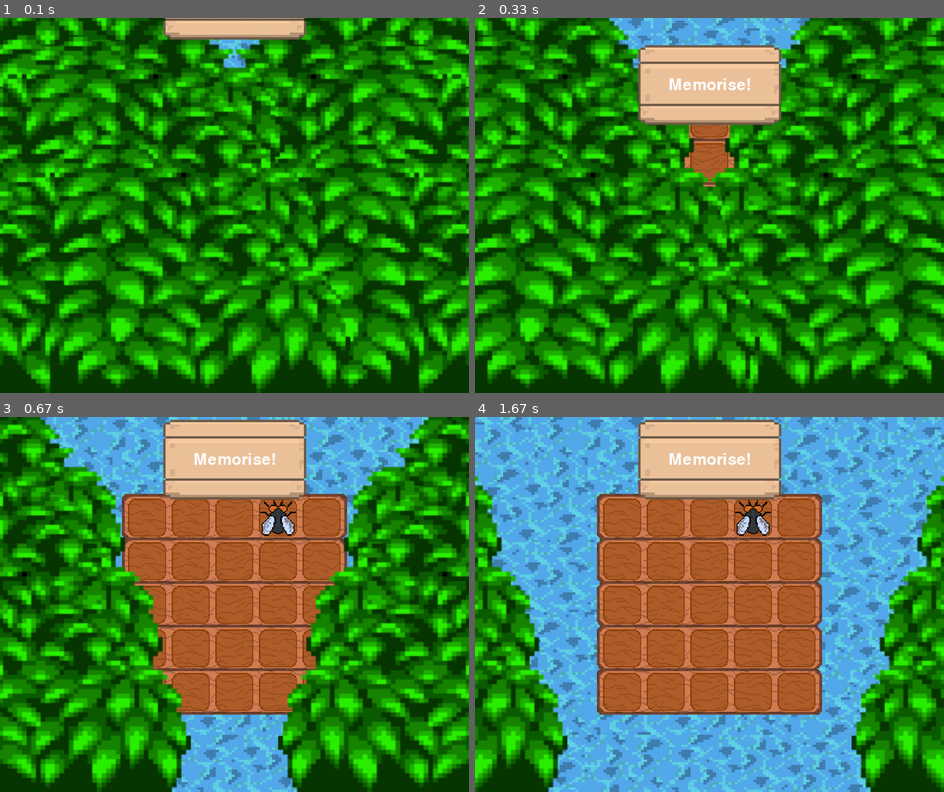
Above: before the commit, frames 1-4 (two rows, left to right).
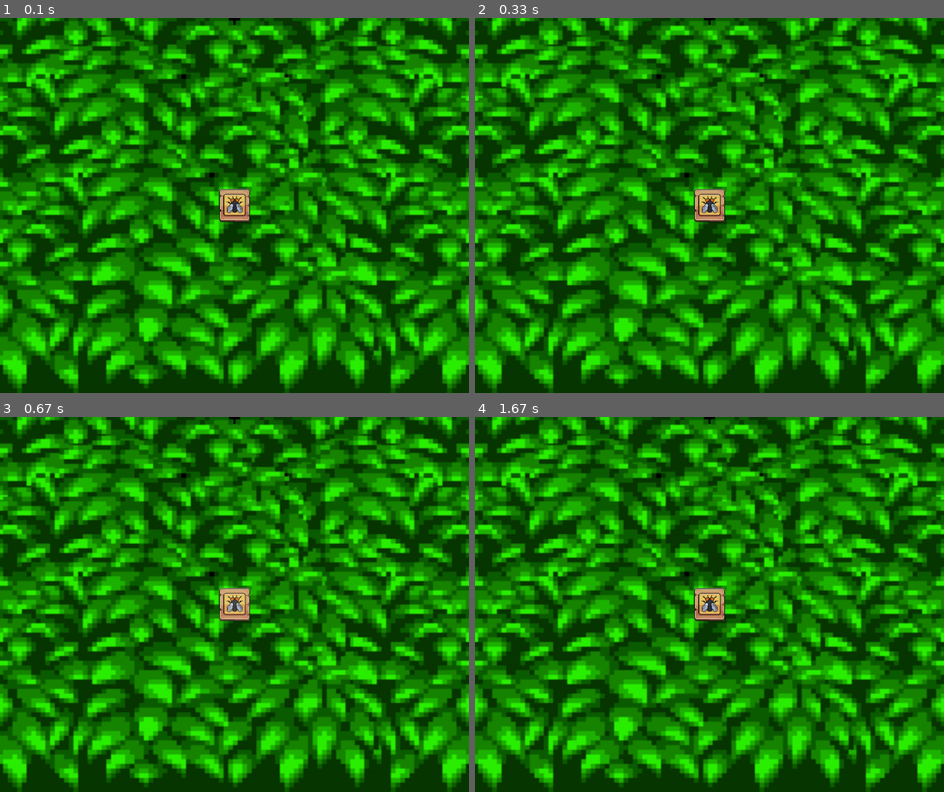
Above: after the commit, the same moments.

Repository: m-shaforostov/memoryTraining
Game: pygame game, started from pygameLoop.py
Same seed, same stepped clock (60 frames per second), same inputs: the game is played once before the commit and once after it.
Inputs (mouse positions are in pixels of both pictures, inside the frame that each line leads up to):
- Up to frame 1 (0.1 s): no input
- Up to frame 2 (0.33 s): no input
- Up to frame 3 (0.67 s): click (234, 604) at 0.38 s
- Up to frame 4 (1.67 s): click (564, 548) at 0.72 s

The runs differ from the first frame. In frame 1, 76% of the frame differs, in the area x 0-100%, y 0-100%; in frame 2, 77%; in frame 3, 84%; in frame 4, 94%.

Commit message:
button's hovering (lobby)

Diff:
--- /dev/null
+++ b/button.py
@@ -0,0 +1,39 @@
+import pygame
+from constants import (LOBBY_BUTTON_WIDTH, LOBBY_BUTTON_HEIGHT, BUTTON_SCALE)
+
+class Button:
+    def __init__(self, image, hovered_image, pressed_image, pos):
+        self.pos = pos
+
+        self.image = pygame.image.load(image).convert_alpha()
+        self.hovered_image = pygame.image.load(hovered_image).convert_alpha()
+        self.pressed_image = pygame.image.load(pressed_image).convert_alpha()
+
+        self.is_pressed = 0
+
+    def draw_button(self, screen):
+        if self.is_hovered():
+            if self.is_pressed:
+                image = self.pressed_image
+            else:
+                image = self.hovered_image
+        else:
+            image = self.image
+        image = pygame.transform.scale_by(image, BUTTON_SCALE)
+        button_rect = image.get_rect(center=self.pos)
+        screen.blit(image, button_rect)
+
+    def is_hovered(self):
+        xm, ym = pygame.mouse.get_pos()
+        x, y = self.pos
+        if (x + LOBBY_BUTTON_WIDTH / 2 >= xm >= x - LOBBY_BUTTON_WIDTH / 2 and
+                y + LOBBY_BUTTON_HEIGHT / 2 >= ym >= y - LOBBY_BUTTON_HEIGHT / 2):
+            return True
+        return False
+
+    def press(self):
+        self.is_pressed = 1
+
+    def release(self):
+        self.is_pressed = 0
+        #action
--- a/constants.py
+++ b/constants.py
@@ -5,6 +5,19 @@
 WIDTH = 1000
 HEIGHT = 800
 RATIO = 3
+
+LOBBY_BUTTON_GAP = 100
+LOBBY_BUTTON_WIDTH = 444 / 100 * 15
+LOBBY_BUTTON_HEIGHT = 470 / 100 * 15
+BUTTON_SCALE = (0.15, 0.15)
+
+FLY_BUTTON_X = WIDTH / 2
+FLY_BUTTON_Y = HEIGHT / 2
+BUG_BUTTON_X = (WIDTH - LOBBY_BUTTON_WIDTH) / 2 - LOBBY_BUTTON_GAP
+BUG_BUTTON_Y = HEIGHT / 2
+FROG_BUTTON_X = (WIDTH + LOBBY_BUTTON_WIDTH) / 2 + LOBBY_BUTTON_GAP
+FROG_BUTTON_Y = HEIGHT / 2
+
 FIELD_WIDTH = 160 * RATIO
 FIELD_HEIGHT = 157 * RATIO
 PLANKS_X = (WIDTH - FIELD_WIDTH) / 2
--- /dev/null
+++ b/lobby.py
@@ -0,0 +1,18 @@
+import pygame
+
+from button import Button
+from constants import (TABLE_INITIAL, LOBBY_BUTTON_WIDTH, LOBBY_BUTTON_HEIGHT, FLY_BUTTON_X, FLY_BUTTON_Y, BUG_BUTTON_Y,
+                       BUG_BUTTON_X)
+
+class Lobby:
+    def __init__(self, screen):
+        self.screen = screen
+
+        self.fly_selection = Button("./img/Fly_button.png", "./img/Fly_button_hover.png",
+                                    "./img/Fly_button_pressed.png", (FLY_BUTTON_X, FLY_BUTTON_Y))
+
+        self.pixel_font_50 = pygame.font.Font(None, 50)
+        self.pixel_font_100 = pygame.font.Font(None, 100)
+
+    def characters_selection(self):
+        self.fly_selection.draw_button(self.screen)
--- a/pygameLoop.py
+++ b/pygameLoop.py
@@ -6,6 +6,7 @@
 from draw_characters import DrawCharacters
 from draw_sprites import DrawScreen
 from draw_table import DrawTable
+from lobby import Lobby
 from main import GameLogic
 from sound_logic import SoundEffects
 
@@ -17,6 +18,7 @@
         pygame.display.set_caption('MindBlow')
         self.clock = pygame.time.Clock()
 
+        self.lobby = Lobby(self.screen)
         self.draw = DrawScreen(self.screen)
         self.character = DrawCharacters(self.screen)
         self.table = DrawTable(self.screen)
@@ -68,7 +70,8 @@
 
             if self.game_status == "lobby":
                 self.draw.draw_leaves()
-                self.game_status = "start"
+                self.lobby.characters_selection()
+                # self.game_status = "start"
 
             if self.game_status == "start":
                 self.draw_background()
Binary file added: img/Fly_button.png
Binary file added: img/Fly_button_hover.png
Binary file added: img/Fly_button_pressed.png
